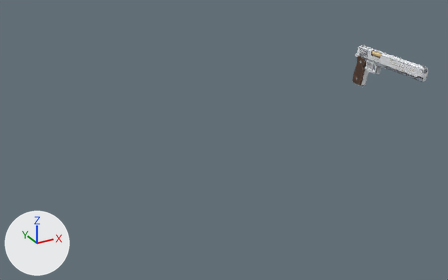
Renders of the Blender file GameData/sourceAssets/pistol_new_.blend from each side of a commit.
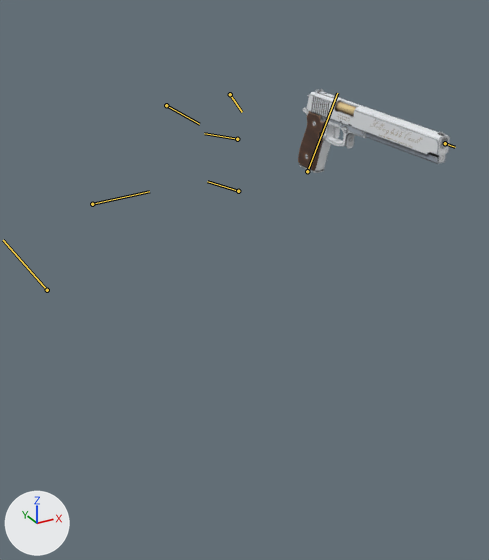
Each version is shown whole from a 50 mm camera at (-1.88, -2.5, 0.64) aimed at (-0.54, -0.06, -0.57), then close up on the part from 45% to 100% of the width and 0% to 100% of the height. Every picture has the same lights, and +X, +Y and +Z are marked at lower left. The bones that change are drawn over the model as lines in the close-ups.

The first close-up shows 'pistol'.
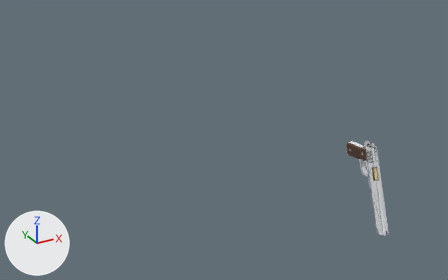
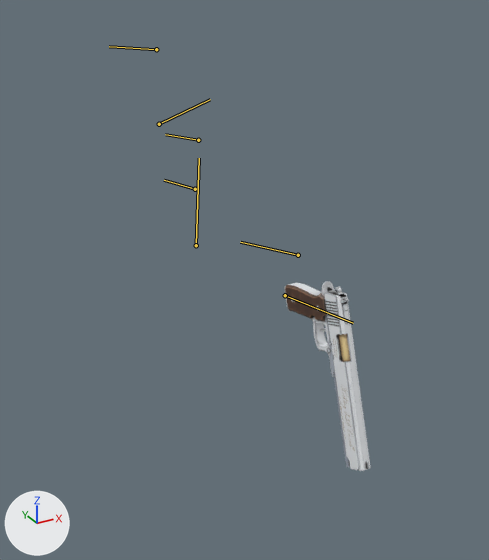
The newer file adds an action. The first version stands in its rest pose; the second is drawn at frame -2 of the action 'draw'.

What differs and where, as boxes (x1, y1, x2, y2) in the close-ups (489 x 560 px):
'pistol', posed
    before: (298, 89, 450, 173)
    after: (284, 281, 371, 471)
bone 'spine_02', root to tip
    before: (238, 191) to (207, 181)
    after: (195, 189) to (164, 180)
bone 'spine_03', root to tip
    before: (237, 139) to (204, 133)
    after: (198, 140) to (165, 134)
bone 'clavicle_r', root to tip
    before: (230, 94) to (242, 112)
    after: (156, 49) to (109, 46)
bone 'upperarm_r', root to tip
    before: (166, 105) to (199, 124)
    after: (159, 124) to (210, 99)
bone 'lowerarm_r', root to tip
    before: (92, 204) to (149, 191)
    after: (196, 245) to (199, 158)
bone 'hand_r', root to tip
    before: (47, 290) to (3, 240)
    after: (298, 255) to (240, 242)
bone 'pistol', root to tip
    before: (307, 171) to (337, 93)
    after: (285, 295) to (353, 323)

What the commit changed:
Bone 'spine_02' (bone_spine_02) moves from (0.0, 0.0, 0.0) to (0.6, 6.8, 8.8).
Bone 'spine_02' (bone_spine_02) turns from (0, 0, 0) to (1, 11, 0) degrees about its own x, y and z.
Bone 'spine_02' (bone_spine_02) is rescaled from (1.0, 1.0, 1.0) to (1.0, 1.02, 1.0).
Bone 'spine_03' (bone_spine_03) moves from (0.0, 0.0, 0.0) to (-0.8, 0.1, 0.7).
Bone 'clavicle_r' (bone_clavicle_r) moves from (0.0, 0.0, 0.0) to (-11.0, 1.6, -11.1).
Bone 'clavicle_r' (bone_clavicle_r) turns from (0, 0, 0) to (-8, 4, 53) degrees about its own x, y and z.
Bone 'upperarm_r' (bone_upperarm_r) moves from (0.0, 0.0, 0.0) to (5.6, 17.3, 25.6).
Bone 'upperarm_r' (bone_upperarm_r) turns from (0, 0, 0) to (41, 71, -40) degrees about its own x, y and z.
Bone 'lowerarm_r' (bone_lowerarm_r) turns from (0, 0, 0) to (-1, 9, -38) degrees about its own x, y and z.
Bone 'hand_r' (bone_hand_r) moves from (0.0, 0.0, 0.0) to (0.0, -0.8, -0.2).
Bone 'hand_r' (bone_hand_r) turns from (0, 0, 0) to (-21, -79, 14) degrees about its own x, y and z.
Bone 'pistol' (bone_pistol) moves from (0.0, 0.0, 0.0) to (-49.2, -54.7, -24.2).
Bone 'pistol' (bone_pistol) turns from (0, 0, 0) to (74, -8, -24) degrees about its own x, y and z.
Bone 'muzzle' (bone_muzzle) moves from (0.0, 0.0, 0.0) to (-129.5, -175.7, 92.8).
Bone 'muzzle' (bone_muzzle) turns from (0, 0, 0) to (0, 31, 0) degrees about its own x, y and z.
Bone 'muzzle' (bone_muzzle) is rescaled from (1.0, 1.0, 1.0) to (0.02, 0.02, 0.02).
